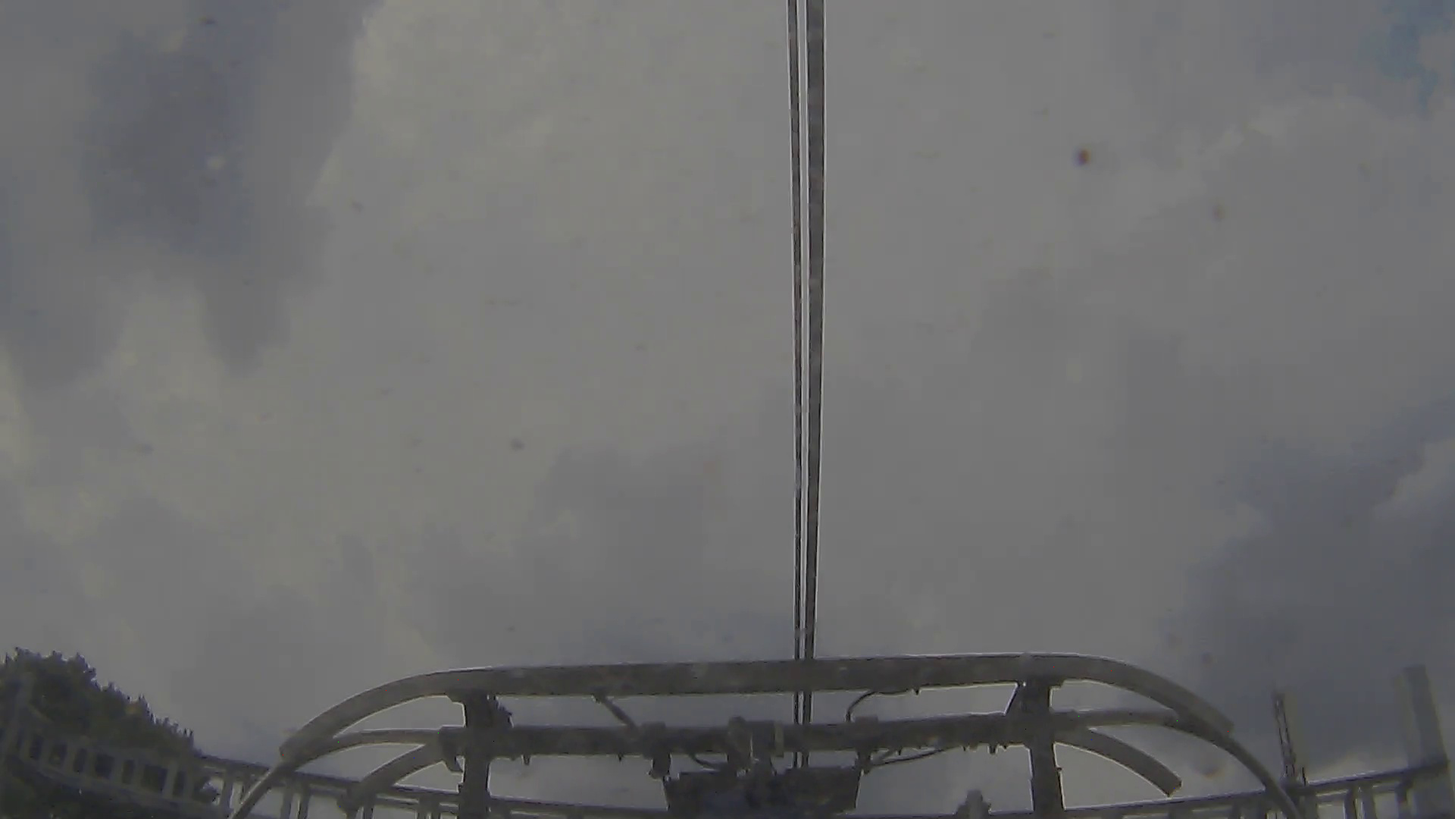
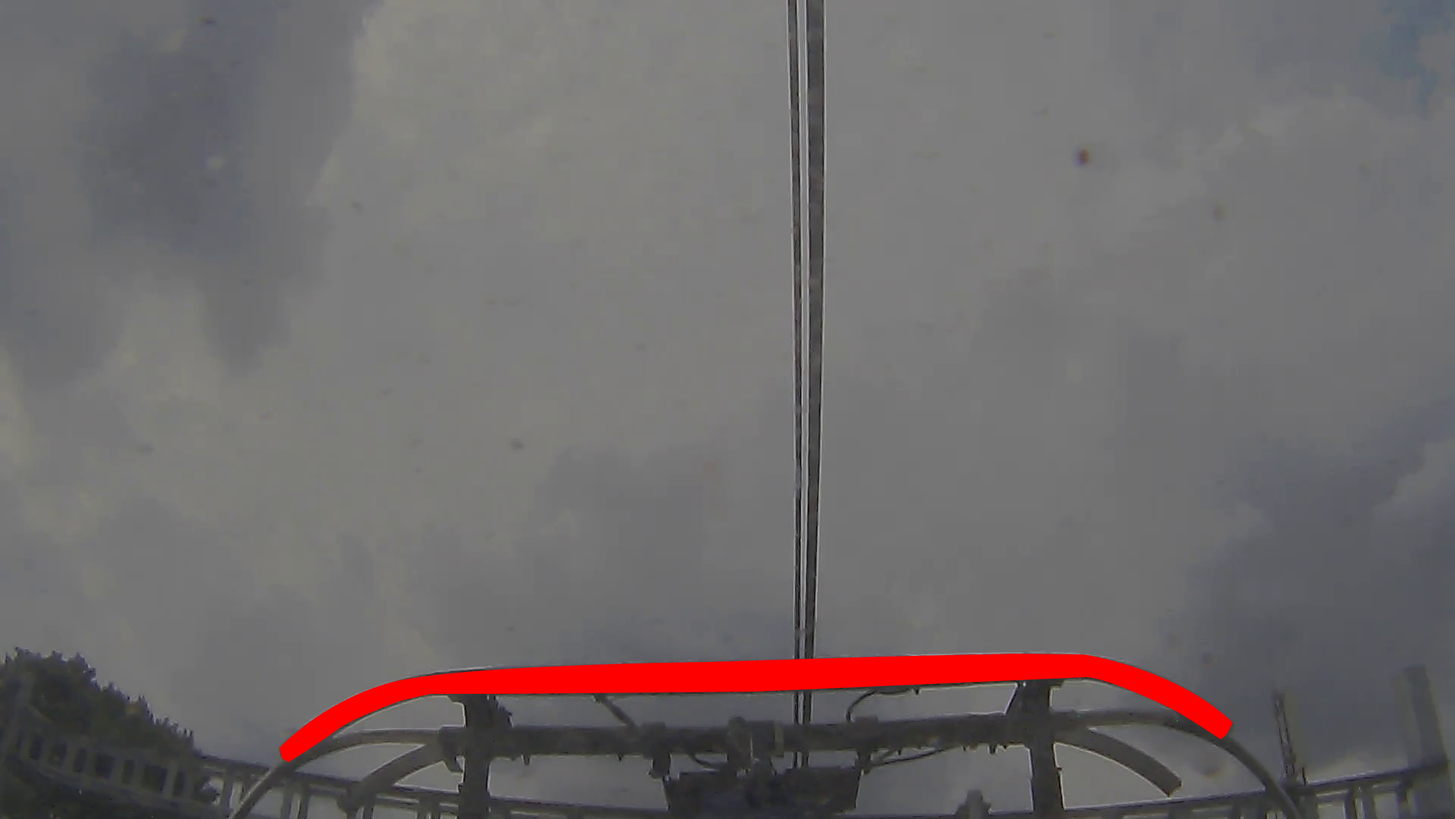
The second 1455 x 819 image is a revision of the first. Changes to its layers:
showed "mask" (1st of 3, in "front_bar") over box(279, 653, 1234, 762)
